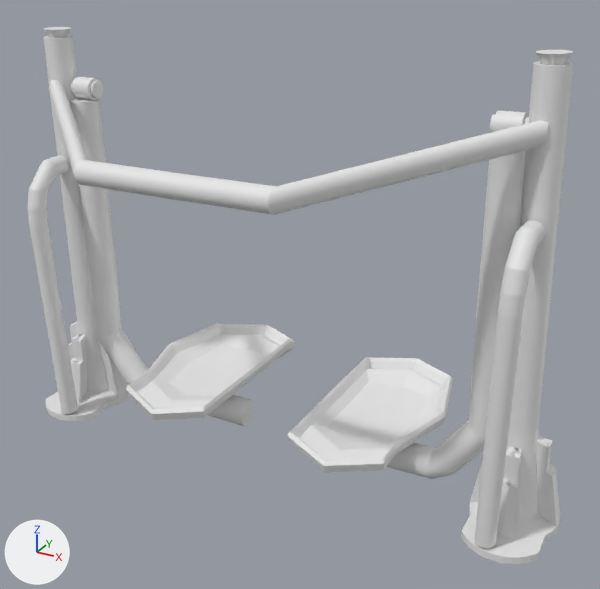
What one commit did to the FBX model Assets/Props/simulador de caminhada.fbx.
Rendered twice from a 50 mm camera at (2.2, -0.74, 0.22) aimed at (0.45, 2.44, -1.37). The axes (+X, +Y, +Z) are drawn at lower left. The lights are the same throughout. The first picture is the older version. Objects named as collision shapes, trigger or cutter boxes, shadow casters or lower levels of detail are left out. Where no turn or scale is listed for an object, it has been applied to the vertices. Vertices at exactly the same position are counted once.

Names of what the first picture shows: 'Caminhada_LOD0'.
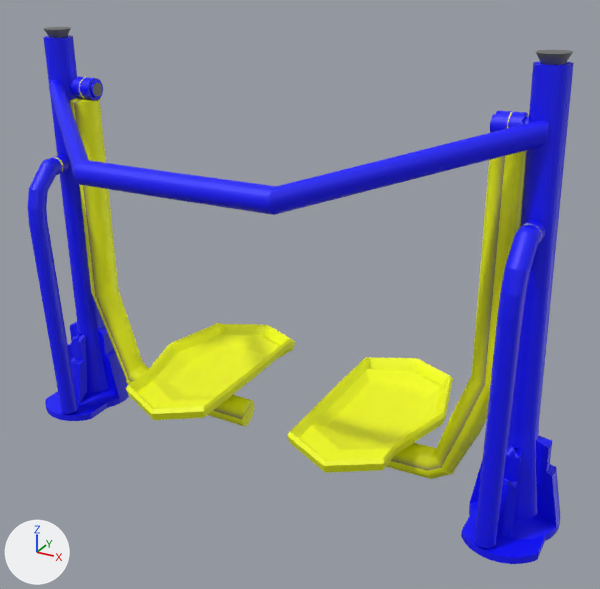
Diff of the bpy script that builds the scene:
```diff
--- a/Assets/Props/simulador de caminhada.fbx.py
+++ b/Assets/Props/simulador de caminhada.fbx.py
@@ img_caminhada_png @@
+img_caminhada_png = load_image('Caminhada.png', 'pintura/Caminhada.png', 1024, 1024, 'sRGB')
@@ mat_material @@
+mat_material = principled_material('Material')
+mat_material.texture = img_caminhada_png  # with its transparency
@@ me_cylinder @@
 # used by ob_caminhada_lod0; location = (0.0, 1.843, 0.0)
-me_cylinder.from_pydata(...)  # 2538 vertices, 2244 faces; spans x -1.14..1.76, y -0.18..1.35, z -2.31..-0.19
+me_cylinder.from_pydata(...)  # 2506 vertices, 2152 faces; spans x -1.14..1.76, y -0.18..1.35, z -2.31..-0.19
+# me_cylinder part 1
+# 122 vertices are removed from x -0.85..1.45, y 0.51..0.67, z -2.1..-1.79
+# 190 faces are deleted
+# 16 vertices in x 1.32..1.45, y 0.53..0.67, z -1.86..-1.81 move by (-0.08, 0.0, 0.0)
+# 16 vertices in x 1.32..1.46, y 0.52..0.67, z -1.86..-1.81 move by (-0.09, 0.0, 0.0)
+# 1 vertex moves within x 1.25, y 0.54, z -2.08
+# 84 vertices are added at x -0.65..1.27, y 0.53..0.66, z -2.14..-2.01
+# 6 new vertices lie (-0.1, 0.01, -0.25) away from vertices in x 1.4..1.46, y 0.53..0.58, z -1.86..-1.84
+# 98 new faces join them
+# me_cylinder part 2: 2054 faces spanning x -1.14..1.76, y -0.18..1.35, z -2.31..-0.19 switch from no material to mat_material (picture img_caminhada_png)
```

Where the change shows, as pixel boxes [x1, y1, x2, y2] in the pictures (600 x 589 px):
part 1 of me_cylinder, reshaped
    before: [91, 291, 490, 479]
    after: [92, 290, 490, 479]
part 2 of me_cylinder, recoloured (darker)
    both: [27, 27, 574, 564]
